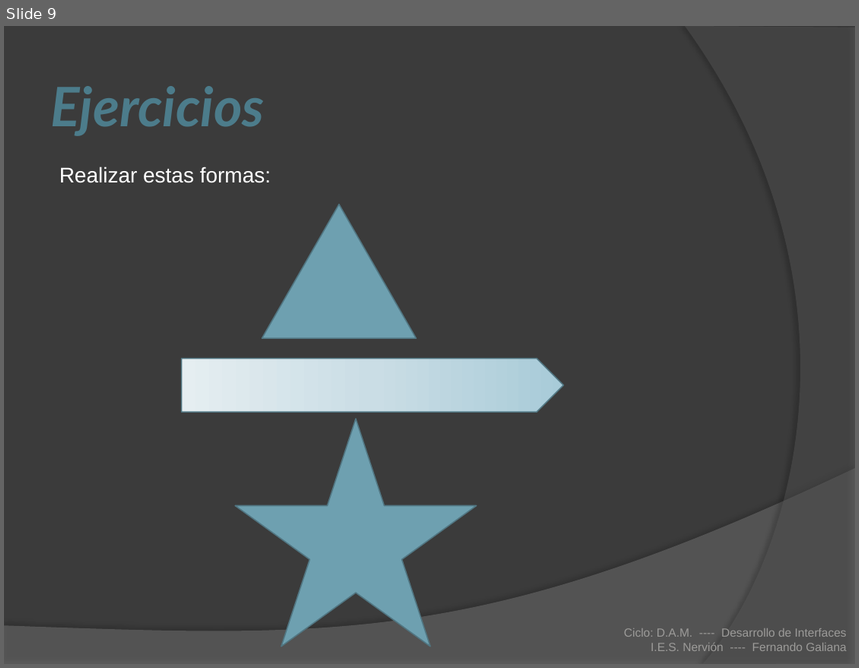
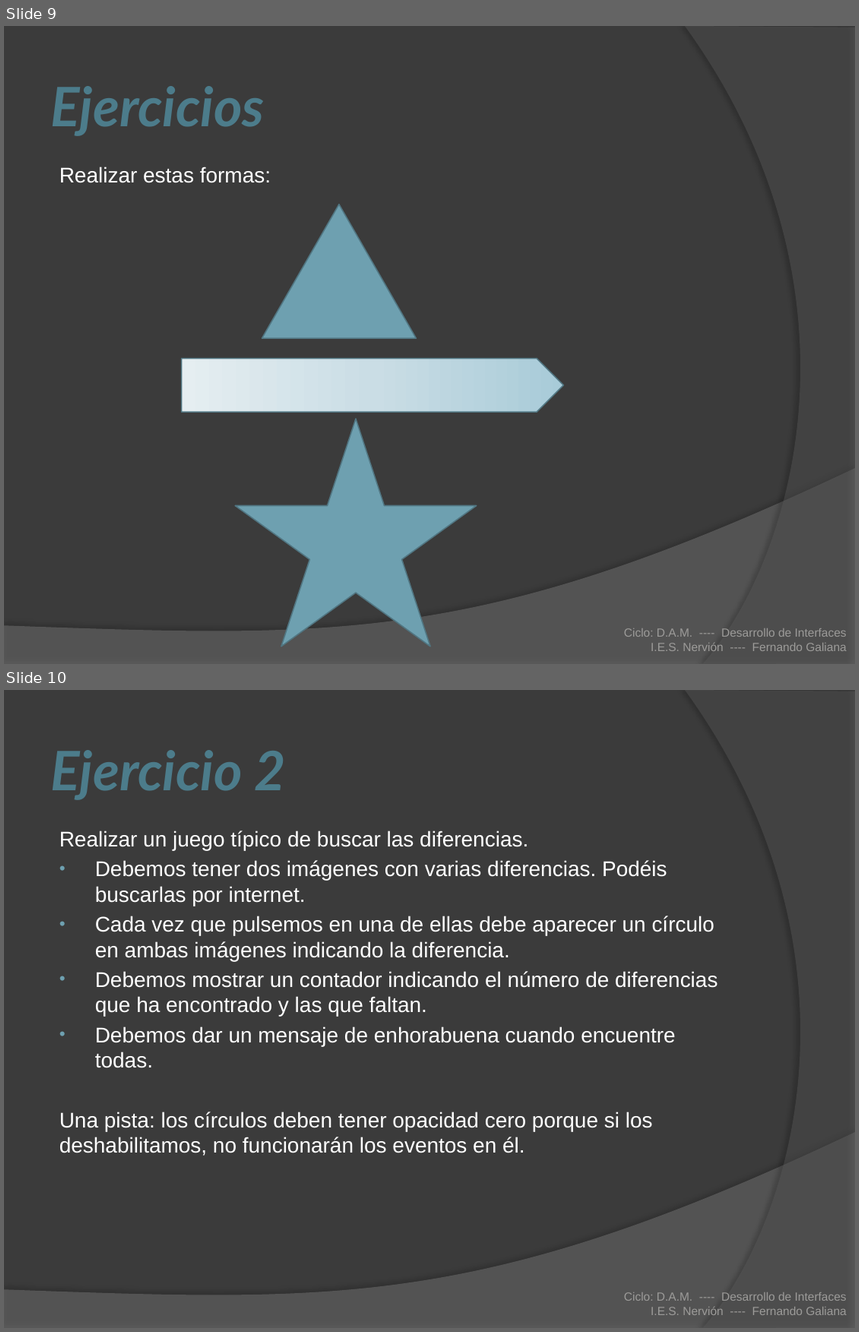
Before and after one commit to dianbero/Dise-o-de-Interfaces, a slide deck: Unidades/Unidad 13 Shapes.pptx. Shown one above the other, each under a label of ours: slide 9 before the commit, slides 9 and 10 after it. The pictures are 859x668 and 859x1332 pixels, drawn with LibreOffice and Linux fonts; fonts in the diff are those of the drawing. Boxes give left, top, right and bottom in pixels: in the first picture for what was removed or moved away, otherwise in the second. Text is boxed around its words. In the diff, an @@ line names an element or a change of style, - is before the commit and + after.

```diff
--- a/Unidades/Unidad 13 Shapes.pptx
+++ b/Unidades/Unidad 13 Shapes.pptx
@@ slide 10 added at [4, 690, 855, 1328], background #3B3B3B; not listed: 2 template elements that a slide beside it also shows @@
@@ title added at [51, 750, 287, 800], 46 pt, text #4C7C8B, bold, italic @@
+Ejercicio 2
@@ text added at [59, 831, 718, 1156], 18 pt, text #FFFFFF @@
+Realizar un juego típico de buscar las diferencias.
+• Debemos tener dos imágenes con varias diferencias. Podéis buscarlas por internet.
+• Cada vez que pulsemos en una de ellas debe aparecer un círculo en ambas imágenes indicando la diferencia.
+• Debemos mostrar un contador indicando el número de diferencias que ha encontrado y las que faltan.
+• Debemos dar un mensaje de enhorabuena cuando encuentre todas.
+Una pista: los círculos deben tener opacidad cero porque si los deshabilitamos, no funcionarán los eventos en él.
@@ text added at [624, 1293, 847, 1315], 10 pt, text #9D9B9A @@
+Ciclo: D.A.M. ---- Desarrollo de Interfaces
+I.E.S. Nervión ---- Fernando Galiana
```
Also in this commit, not shown: 11 other files.
